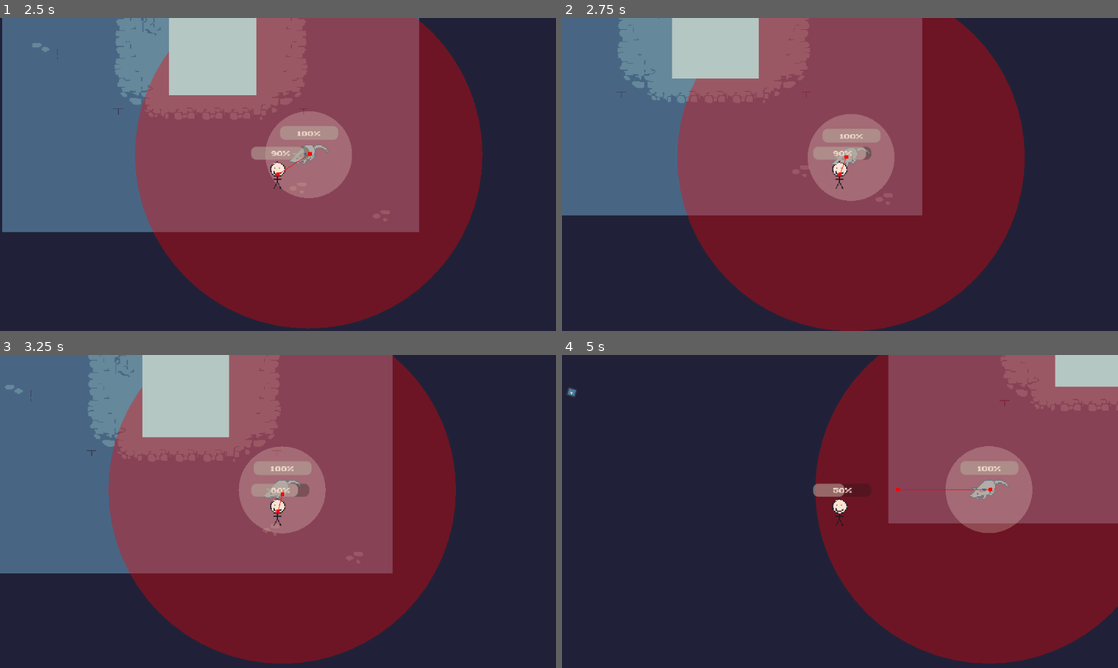
Above: before the commit, frames 1-4 (two rows, left to right).
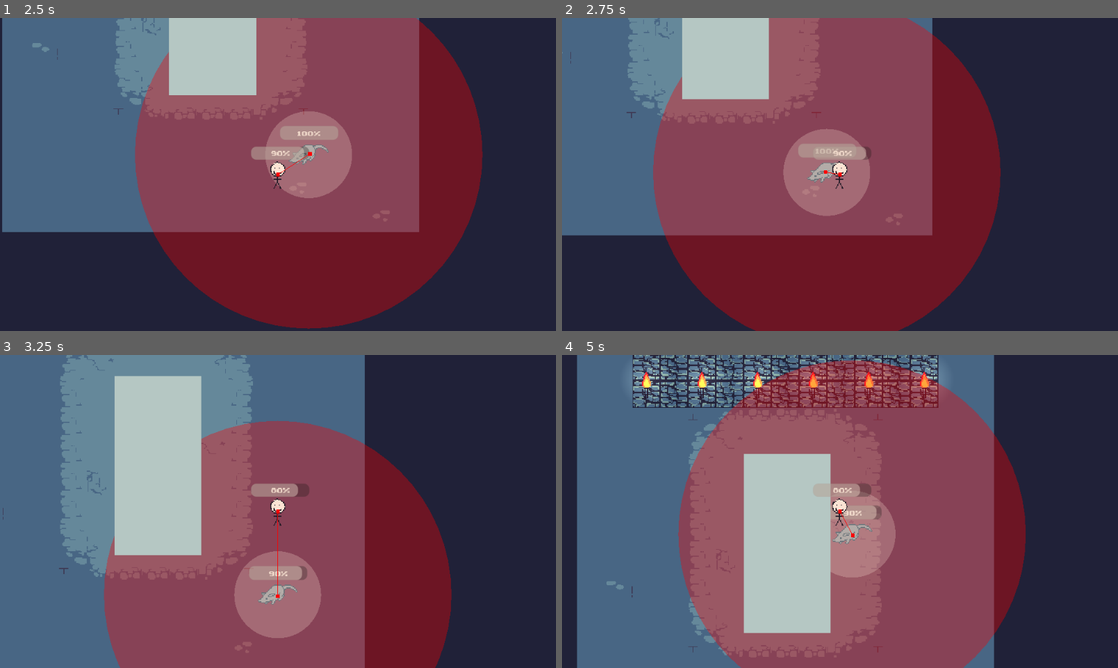
Above: after the commit, the same moments.

Repository: ElanReizas/Adventure_Crawler
Game: Godot game, scene res://Assets/Scenes/pursuitVsWall.tscn
Same seed, same stepped clock (60 frames per second), same inputs: the game is played once before the commit and once after it. This scene is started directly instead of the project's main scene. The engine's default icon, where the game draws it, is replaced by a stand-in: a white triangle on a blue panel in a dark square.
Inputs (mouse positions are in pixels of both pictures, inside the frame that each line leads up to):
- Up to frame 1 (2.5 s): move the mouse to (400, 158) at 0.52 s; hold Right (ui_right) 0.53-1.28 s; click (400, 158) at 0.6 s; move the mouse to (166, 190) at 1.27 s; hold Down (ui_down) 1.28-2.03 s; click (166, 190) at 1.35 s; move the mouse to (333, 105) at 2.02 s; hold Right (ui_right) from 2.03 s (still down); click (333, 105) at 2.1 s
- Up to frame 2 (2.75 s): keep holding Right (ui_right)
- Up to frame 3 (3.25 s): move the mouse to (250, 574) at 2.77 s; release Right (ui_right) at 2.78 s; hold Up (ui_up) from 2.78 s (still down); click (250, 574) at 2.85 s
- Up to frame 4 (5 s): move the mouse to (1006, 558) at 3.52 s; release Up (ui_up) at 3.53 s; hold Left (ui_left) from 3.53 s (still down); click (1006, 558) at 3.6 s; move the mouse to (673, 464) at 4.27 s; click (673, 464) at 4.35 s

Frame 1 is identical in both runs. In frame 2, 19% of the frame differs, in the area x 0-84%, y 0-100%; in frame 3, 53%; in frame 4, 87%, in the area x 1-100%, y 0-100%.

Commit message:
Added additional comments to enemy.gd

Diff:
--- a/Assets/Scenes/pursuitVsWall.tscn
+++ b/Assets/Scenes/pursuitVsWall.tscn
@@ -81,6 +81,7 @@
 
 [node name="Enemy" parent="." node_paths=PackedStringArray("nav_region") instance=ExtResource("1_j2wcy")]
 position = Vector2(778, 137)
+collision_mask = 0
 detection_radius = 200.0
 attack_radius = 50.0
 nav_region = NodePath("../NavigationRegion2D")
--- a/Assets/Scripts/enemy.gd
+++ b/Assets/Scripts/enemy.gd
@@ -2,14 +2,19 @@
 class_name Enemy
 
 
+#The enemy thinks using 3 states:
+#
+#PATROL = wandering around the navmesh
+#PURSUIT = chasing the player once detected
+#RETURN = going back to patrol after giving up
 enum State { PATROL, PURSUIT, RETURN }
 var state: State = State.PATROL
-var pursuit_timer: float = 0.0
-var patrol_target: Vector2 = Vector2.ZERO
+var pursuit_timer: float = 0.0 # how long enemy has been chasing
+var patrol_target: Vector2 = Vector2.ZERO #next patrol point
 
 
 @export var detection_radius: float = 250.0   # when enemy notices player (For RANGED AND MELEE)
-@export var attack_radius: float = 150.0      # when enemy can attack player (ONLY FOR MELEE)
+@export var attack_radius: float = 150.0      # when enemy can attack player (ONLY FOR MELEE) (detection radius must be bigger than attack radius for melee)
 @export var max_pursuit_time: float = 10.0    # give up after X seconds
 
 # Enemy walkable area
@@ -39,31 +44,37 @@
 	WeaponType.RANGED: "res://Assets/Scenes/RangedWeapon.tscn"
 }
 
+# Ranged enemies maintain distance; melee enemies close in
 @export var follow_distance_min:= 100
 @export var follow_distance_max:= 700
 
+#refs to scene nodes
 @onready var health_bar: ProgressBar = $HealthBar
 @onready var nav: NavigationAgent2D = $NavigationAgent2D
 @onready var timer: Timer = $Timer
 @onready var current_distance
 
 
-
+#initilaize helath, first patrol point, eqips weapnon, starts timer for navigation updating
 func _ready():
 	randomize()
 	add_to_group("enemies")
 
+	#timer keeps nav path updated while chasing
 	timer.timeout.connect(_on_timer_timeout)
 
+	#health setup
 	current_health = max_health
 	health_bar.max_value = max_health
 	health_bar.value = current_health
 
+	#initial player reference (updates every frame)
 	if players.size() > 0:
 		target = players[0]
 	else:
 		playerSeen = false
 
+	#equip weapon
 	equip_weapon(WEAPON_PATHS[weapon_type])
 
 	# Ranged enemies: attack radius = detection radius
@@ -82,7 +93,7 @@
 		attack_radius = detection_radius
 
 
-
+#loads weapon as child of the enemy node
 func equip_weapon(path: String) -> void:
 	var scene: PackedScene = load(path)
 	var weapon_instance: Weapon = scene.instantiate()
@@ -90,7 +101,7 @@
 	equipped_weapon = weapon_instance
 
 
-
+#updates helath bar and kills enemy when at 0 HP
 func take_damage(amount: int) -> void:
 	current_health = max(current_health - amount, 0)
 	health_bar.value = current_health
@@ -102,7 +113,7 @@
 	queue_free()
 
 
-
+#Every frame we handle switching states, performing the states behavior, and updating enemy movement
 func _physics_process(delta: float) -> void:
 	acquire_target()
 	queue_redraw()  # draws debug circles
@@ -120,6 +131,7 @@
 		State.RETURN:
 			return_behavior()
 
+	#(MOVE AND SLIDE NEEDS TO BE UPDATED TO MOVE AND COLLIDE LOGIC)
 	move_and_slide()
 
 
@@ -130,7 +142,7 @@
 	timer.start()
 
 
-
+#Acquire player reference each frame
 func acquire_target() -> bool:
 	players = get_tree().get_nodes_in_group("player")
 	if players.size() > 0:
@@ -140,12 +152,12 @@
 	return false
 
 
-
+#detects player only if player exists + player is within detection radius + player id within LOS
 func can_detect_player() -> bool:
 	if target == null:
 		return false
 
-	# too far? can't detect
+	# too far = can't detect
 	if global_position.distance_to(target.global_position) > detection_radius:
 		return false
 
@@ -157,7 +169,7 @@
 	return true
 
 
-
+#Moves toward patrol_target unitl close enough then piskc new random point inside the navmesh
 func patrol_behavior():
 	var dir = to_local(nav.get_next_path_position()).normalized()
 	velocity = dir * speed
@@ -167,7 +179,7 @@
 		nav.set_target_position(patrol_target)
 
 
-
+#While chasing update timer + update nav pathing + choose attack behavior based on weapon type + give up after max pursuit time
 func pursuit_behavior(delta: float):
 	if target == null:
 		state = State.RETURN
@@ -188,14 +200,14 @@
 		SightCheck()
 		rangedMovement()
 
-	# if chase lasted too long → give up
+	# give up bruv
 	if pursuit_timer > max_pursuit_time:
 		state = State.RETURN
 		patrol_target = get_random_patrol_point()
 		nav.set_target_position(patrol_target)
 
 
-
+#move back to patrol point then we switch to patrol state
 func return_behavior():
 	var dir = to_local(nav.get_next_path_position()).normalized()
 	velocity = dir * speed
@@ -206,7 +218,10 @@
 		nav.set_target_position(patrol_target)
 
 
-
+# We generate a random patrol point using barycentric coordinates.
+# By choosing two random values (r1, r2) and applying sqrt(r1), we remove the natural clustering
+# that occurs in triangles and produce a uniform point distribution. This ensures enemies patrol
+# the entire navigation region evenly, with no bias toward corners or edges.
 func get_random_patrol_point() -> Vector2:
 	if nav_region == null or nav_region.navigation_polygon == null:
 		return global_position
@@ -216,28 +231,33 @@
 	if polys.is_empty():
 		return global_position
 
+	#Choose a random traingle (polygon) in the navmesh
 	var poly = polys[randi() % polys.size()]
 	if poly.size() < 3:
 		return nav_region.global_position
 
 	var verts: PackedVector2Array = navpoly.vertices
 
+	#The traingle vertices
 	var a = verts[poly[0]]
 	var b = verts[poly[1]]
 	var c = verts[poly[2]]
 
+	#two radnom numbers for barycentric generation
 	var r1 = randf()
 	var r2 = randf()
 	var sqrt_r1 = sqrt(r1)
 
+	#Barycentric inside-traingle random point
 	var local = a * (1.0 - sqrt_r1) \
 		+ b * (sqrt_r1 * (1.0 - r2)) \
 		+ c * (sqrt_r1 * r2)
 
+	#convert from local navmesh coords to world spce coords
 	return nav_region.to_global(local)
 
 
-
+#LOS check
 func SightCheck():
 	var space_state = get_world_2d().direct_space_state
 
@@ -256,11 +276,12 @@
 	player_in_sight = not result.is_empty() and result.collider == target
 
 
+#always run directly at player
 func meleeMovement():
 	var dir = to_local(nav.get_next_path_position()).normalized()
 	velocity = dir * speed
 
-
+#move closer if too far or LOS is broken. Back up if player is too close. Stay still if within comfortable distance
 func rangedMovement():
 
 	#using a safe distance we can tell the agent whether its good to continue moving or not
@@ -277,7 +298,7 @@
 		velocity = Vector2.ZERO
 
 
-
+#debug drawing for testing
 func _draw():
 	var color = Color(1,1,0,0.25)  # detection ring
 	if state == State.PURSUIT:
